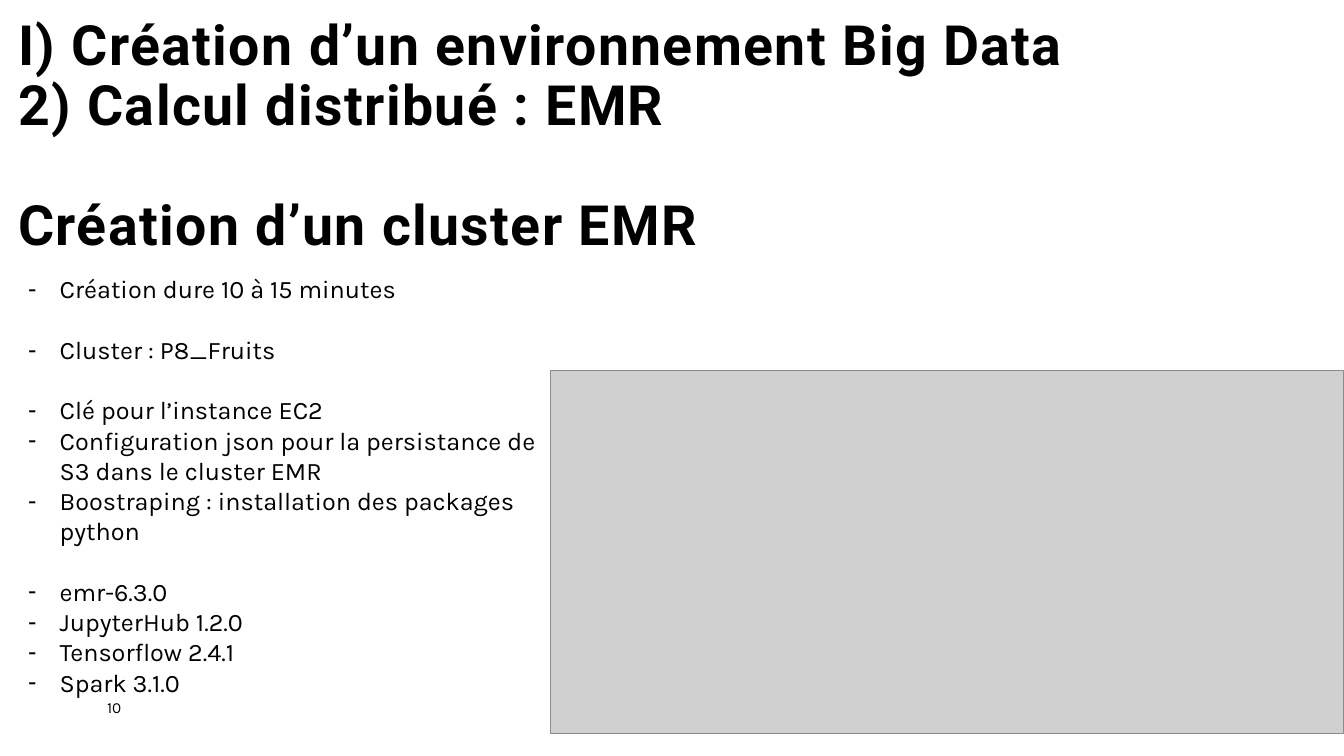
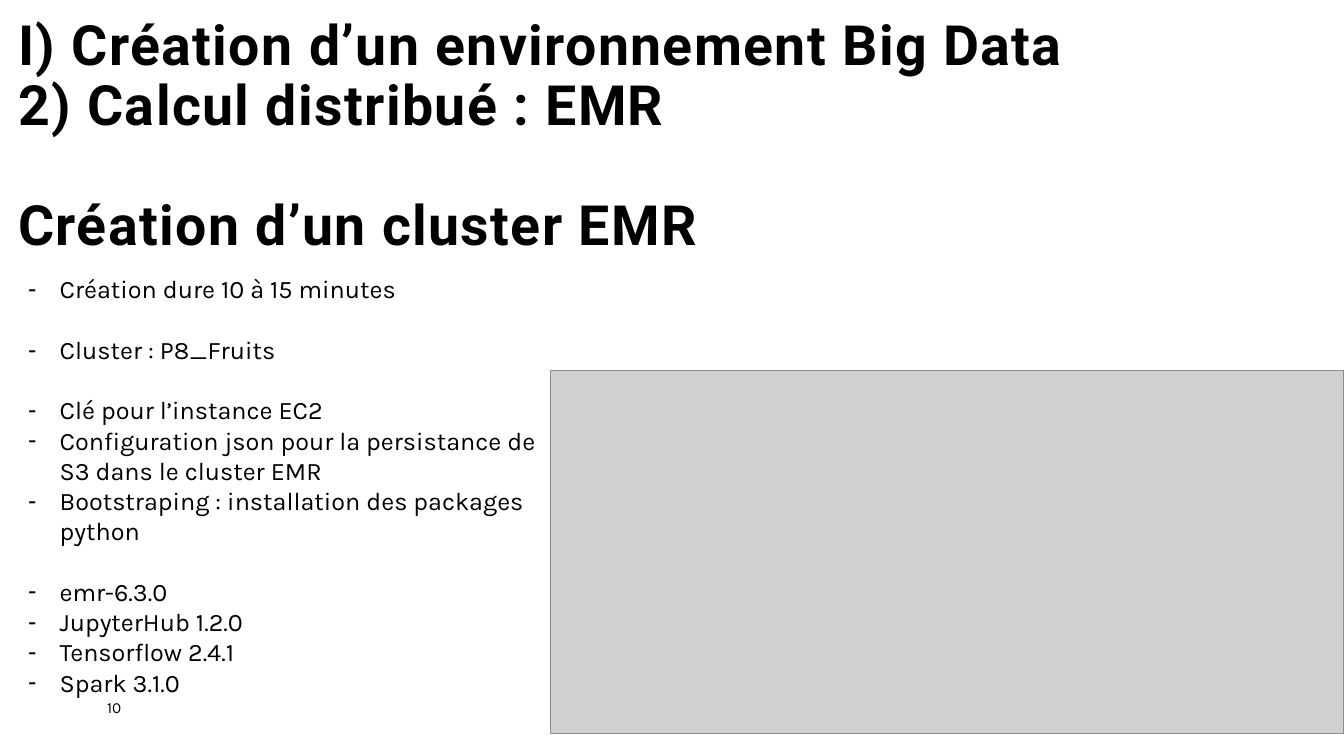
Before and after one commit to oumeima-elgharbi/P8_Data_Science_OpenClassrooms, a slide deck: slide 10 of P8_presentation.pptx. Drawn at 1344x756 pixels with LibreOffice and Linux fonts; fonts in the diff are those of the drawing; grey boxes stand for pictures. Boxes give left, top, right and bottom in pixels: in the first picture for what was removed or moved away, otherwise in the second. Text is boxed around its words. In the diff, an @@ line names an element or a change of style, - is before the commit and + after.

```diff
--- a/P8_presentation.pptx
+++ b/P8_presentation.pptx
@@ text at (60, 492, 523, 546): text changed @@
-– Boostraping : installation des packages python
+– Bootstraping : installation des packages python
```
Also in this commit, not shown: 3 other slides changed, 1 other file.
